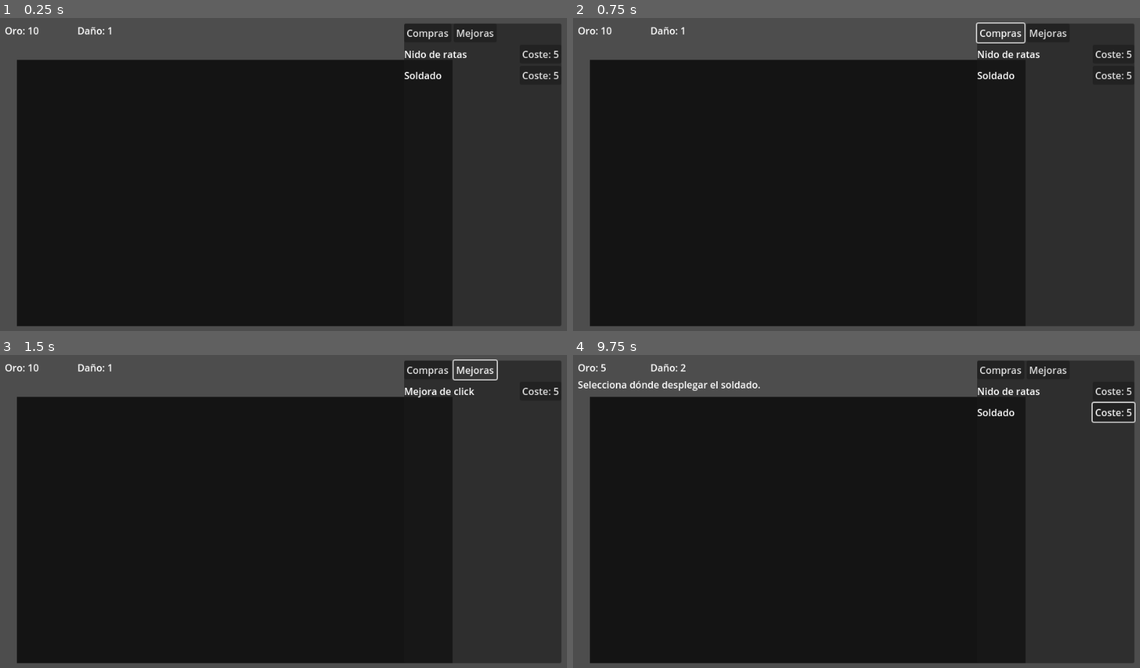
Above: before the commit, frames 1-4 (two rows, left to right).
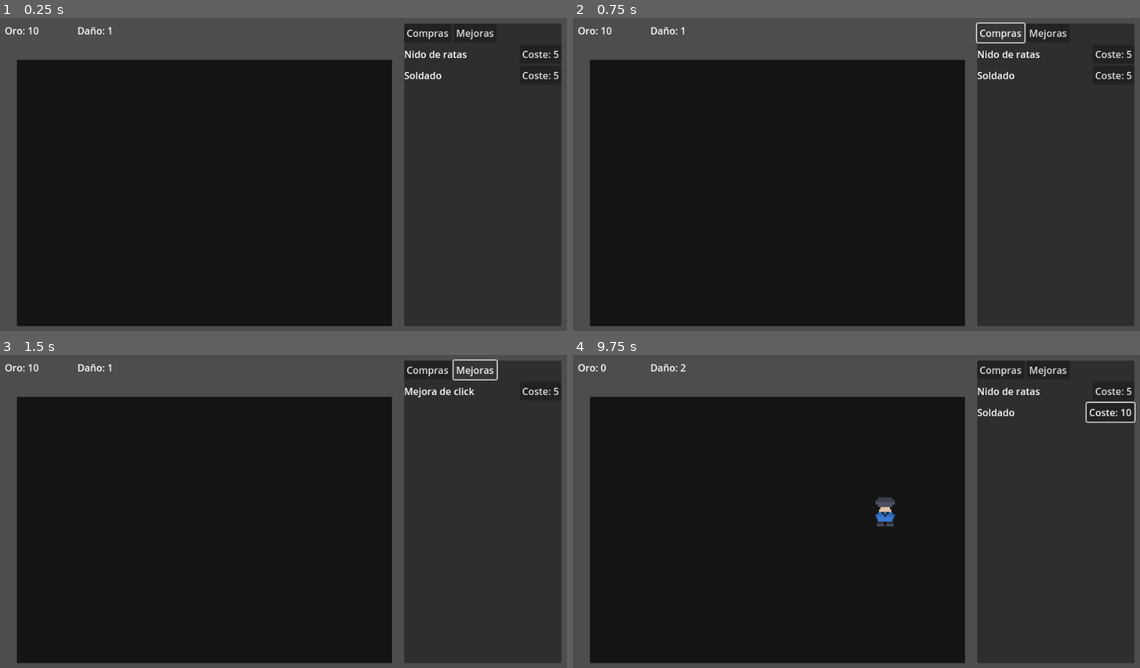
Above: after the commit, the same moments.

Repository: sbg93/Prueba
Game: Godot game, scene res://scenes/Main.tscn
Same seed, same stepped clock (60 frames per second), same inputs: the game is played once before the commit and once after it.
Inputs (mouse positions are in pixels of both pictures, inside the frame that each line leads up to):
- Up to frame 1 (0.25 s): no input
- Up to frame 2 (0.75 s): click "Compras" at 0.5 s
- Up to frame 3 (1.5 s): click "Mejoras" at 1.25 s
- Up to frame 4 (9.75 s): click "Coste: 5" at 2 s; click "Coste: 10" at 2.75 s; tap Enter at 3.5, 5, 6.5 s; move the mouse to (981, 495) at 3.52 s; hold Right (ui_right) 3.53-4.28 s; click (981, 495) at 3.67 s; tap Space at 4.25, 5.75, 7.25 s; move the mouse to (737, 527) at 4.27 s; hold Down (ui_down) 4.28-5.03 s; click (737, 527) at 4.42 s; move the mouse to (913, 439) at 5.02 s; hold Right (ui_right) 5.03-5.78 s; click (913, 439) at 5.17 s; move the mouse to (828, 577) at 5.77 s; hold Up (ui_up) 5.78-6.53 s; click (828, 577) at 5.92 s; move the mouse to (1032, 561) at 6.52 s; hold Left (ui_left) 6.53-8 s; click (1032, 561) at 6.67 s; move the mouse to (680, 461) at 7.27 s; click (680, 461) at 7.42 s; click "Coste: 5" at 8 s; click "Coste: 5" at 8.75 s; move the mouse to (884, 511) at 9.52 s; hold Down (ui_down) from 9.53 s (still down); click (884, 511) at 9.67 s

The runs differ from the first frame. In frame 1, 1.9% of the frame differs, in the area x 69-72%, y 13-99%; in frame 2, 1.9%; in frame 3, 1.9%; in frame 4, 2.7%, in the area x 0-99%, y 2-99%.

Commit message:
Adjust playfield layout and input handling

Diff:
--- a/scenes/Main.tscn
+++ b/scenes/Main.tscn
@@ -8,7 +8,7 @@
 [node name="PlayfieldBackdrop" type="Polygon2D" parent="."]
 position = Vector2(40, 80)
 color = Color(0.08, 0.08, 0.08, 1)
-polygon = PackedVector2Array(0, 0, 720, 0, 720, 440, 0, 440)
+polygon = PackedVector2Array(0, 0, 620, 0, 620, 440, 0, 440)
 
 [node name="Playfield" type="Node2D" parent="."]
 
@@ -21,6 +21,7 @@
 anchor_bottom = 1.0
 grow_horizontal = 2
 grow_vertical = 2
+mouse_filter = 2
 
 [node name="GoldLabel" type="Label" parent="HUD/UIRoot"]
 layout_mode = 0
--- a/scripts/Game.gd
+++ b/scripts/Game.gd
@@ -10,7 +10,7 @@
 
 const RAT_GOLD_VALUE := 1
 
-@export var playfield_rect := Rect2(Vector2(40, 80), Vector2(720, 440))
+@export var playfield_rect := Rect2(Vector2(40, 80), Vector2(620, 440))
 
 @onready var playfield: Node2D = $Playfield
 @onready var gold_label: Label = $HUD/UIRoot/GoldLabel
